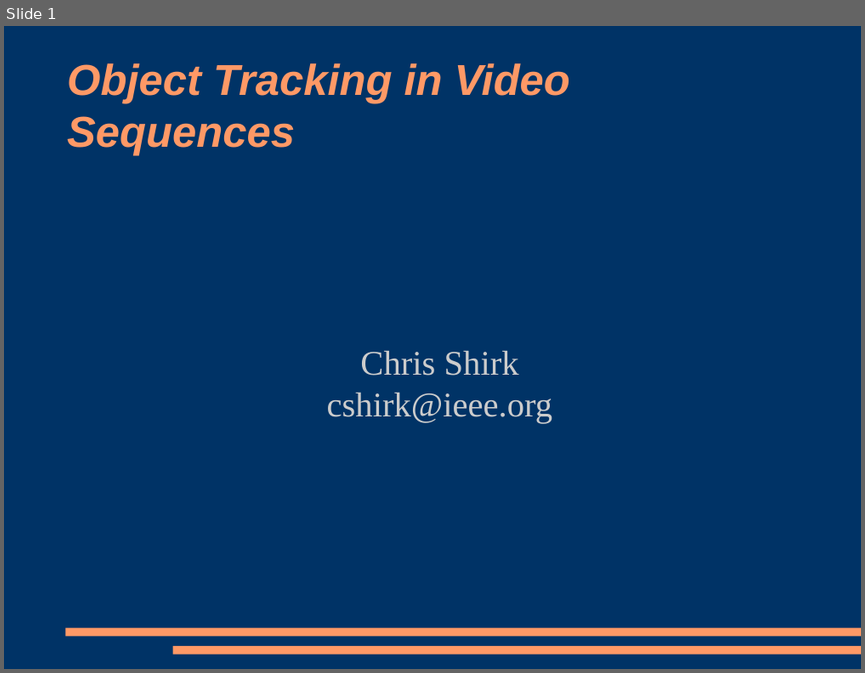
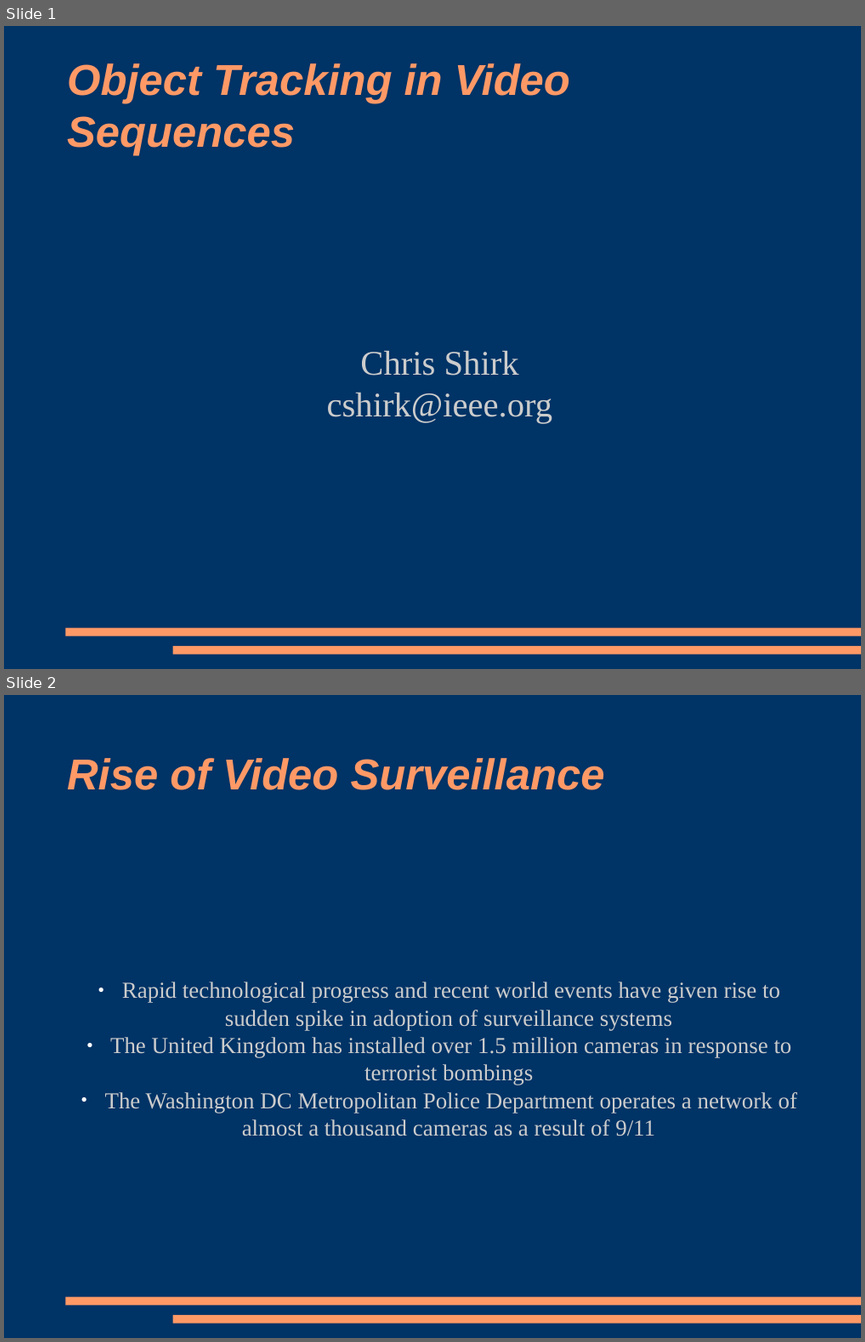
Before and after one commit to kisohag13/cshirk, a slide deck: image_processing/trunk/final_project/presentation.odp. Shown one above the other, each under a label of ours: slide 1 before the commit, slides 1 and 2 after it. The pictures are 865x673 and 865x1342 pixels, drawn with LibreOffice and Linux fonts; fonts in the diff are those of the drawing. Boxes give left, top, right and bottom in pixels: in the first picture for what was removed or moved away, otherwise in the second. Text is boxed around its words. In the diff, an @@ line names an element or a change of style, - is before the commit and + after.

```diff
--- a/image_processing/trunk/final_project/presentation.odp
+++ b/image_processing/trunk/final_project/presentation.odp
@@ slide 2 added at [4,695,861,1338], background #003366; not listed: 2 template elements that a slide beside it also shows @@
@@ title added at [67,758,605,790], 40 pt, text #FF9966, bold, italic @@
+Rise of Video Surveillance
@@ subtitle added at [105,981,797,1136], 21.2 pt, text #CCCCCC @@
+● Rapid technological progress and recent world events have given rise to sudden spike in adoption of surveillance systems
+● The United Kingdom has installed over 1.5 million cameras in response to terrorist bombings
+● The Washington DC Metropolitan Police Department operates a network of almost a thousand cameras as a result of 9/11
```
Also in this commit, not shown: 1 other slide added, 1 slide removed, 1 other file.
